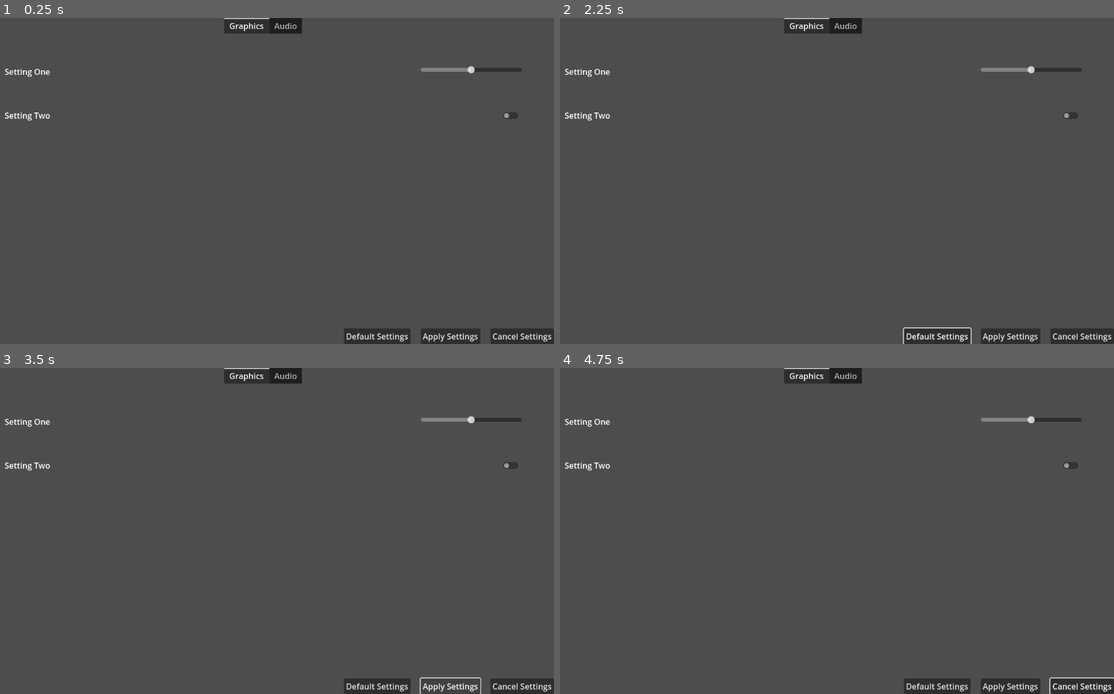
Above: before the commit, frames 1-4 (two rows, left to right).
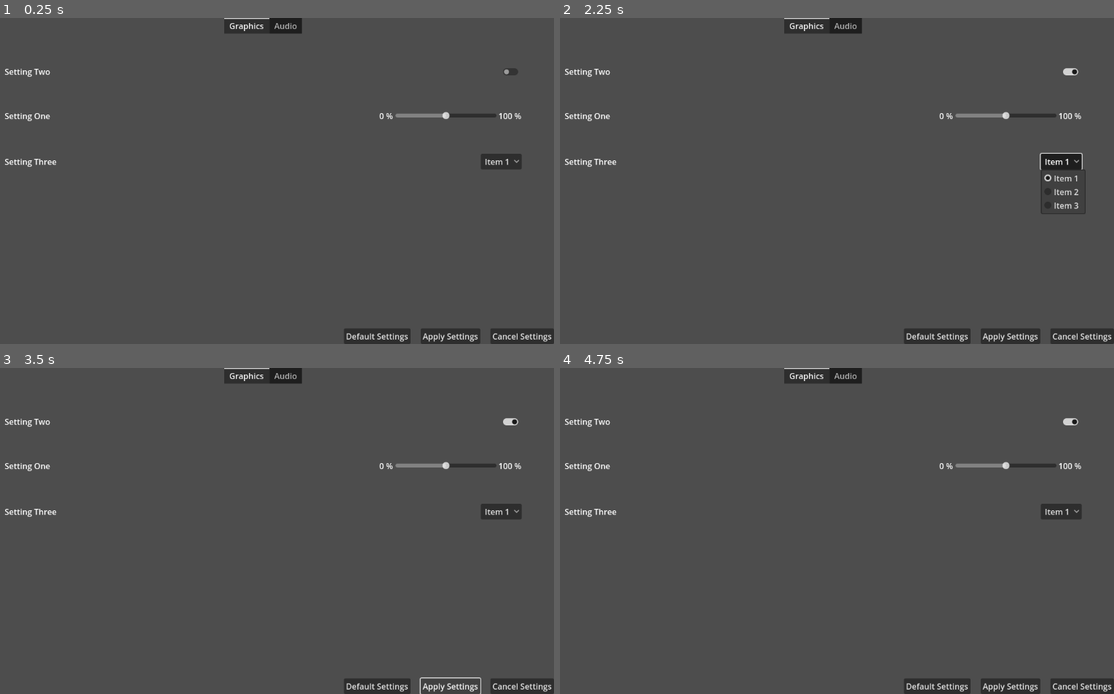
Above: after the commit, the same moments.

Repository: Cole-Miller-IT/template-game-for-future-projects
Game: Godot game, scene res://Scenes/Levels/Settings/settings_menu.tscn
The game is run twice, just before and just after one commit, with the same random seed, the same clock (stepped at 60 frames per second) and the same inputs. This scene is started directly instead of the project's main scene.
Inputs (mouse positions are in pixels of both pictures, inside the frame that each line leads up to; where the layout moved, square brackets give the same spot in the first picture):
- Up to frame 1 (0.25 s): no input
- Up to frame 2 (2.25 s): click (1069, 73) [1069, 115] at 0.5 s; click "Default Settings" at 1.25 s; click (1058, 161) at 2 s, where only the run after the commit has a clickable "Item 1"
- Up to frame 3 (3.5 s): click "Apply Settings" at 2.75 s
- Up to frame 4 (4.75 s): click "Cancel Settings" at 3.5 s; move the mouse to (953, 514) at 4.27 s; hold D (right) from 4.28 s (still down); click (953, 514) at 4.35 s

The runs differ from the first frame. In frame 1, 1.0% of the frame differs, in the area x 0-95%, y 14-47%; in frame 2, 1.5%, in the area x 0-95%, y 14-100%; in frame 3, 1.1%; in frame 4, 1.1%.

Commit message:
Fixed a settings bug and added more options

Diff:
--- a/Scenes/Levels/Settings/settings_menu.tscn
+++ b/Scenes/Levels/Settings/settings_menu.tscn
@@ -34,6 +34,20 @@
 layout_mode = 2
 theme_override_constants/separation = 64
 
+[node name="Setting 2" type="HBoxContainer" parent="MarginContainer/VBoxContainer/TabContainer/Graphics/MarginContainer/VBoxContainer"]
+layout_mode = 2
+
+[node name="Label" type="Label" parent="MarginContainer/VBoxContainer/TabContainer/Graphics/MarginContainer/VBoxContainer/Setting 2"]
+layout_mode = 2
+text = "Setting Two"
+
+[node name="Spacing" type="MarginContainer" parent="MarginContainer/VBoxContainer/TabContainer/Graphics/MarginContainer/VBoxContainer/Setting 2"]
+layout_mode = 2
+size_flags_horizontal = 3
+
+[node name="CheckButton" type="CheckButton" parent="MarginContainer/VBoxContainer/TabContainer/Graphics/MarginContainer/VBoxContainer/Setting 2"]
+layout_mode = 2
+
 [node name="Setting 1" type="HBoxContainer" parent="MarginContainer/VBoxContainer/TabContainer/Graphics/MarginContainer/VBoxContainer"]
 layout_mode = 2
 
@@ -45,62 +59,197 @@
 layout_mode = 2
 size_flags_horizontal = 3
 
+[node name="Label2" type="Label" parent="MarginContainer/VBoxContainer/TabContainer/Graphics/MarginContainer/VBoxContainer/Setting 1"]
+layout_mode = 2
+text = "0 %"
+
 [node name="HSlider" type="HSlider" parent="MarginContainer/VBoxContainer/TabContainer/Graphics/MarginContainer/VBoxContainer/Setting 1"]
 custom_minimum_size = Vector2(200, 0)
 layout_mode = 2
-value = 50.0
-
-[node name="Setting 2" type="HBoxContainer" parent="MarginContainer/VBoxContainer/TabContainer/Graphics/MarginContainer/VBoxContainer"]
-layout_mode = 2
-
-[node name="Label" type="Label" parent="MarginContainer/VBoxContainer/TabContainer/Graphics/MarginContainer/VBoxContainer/Setting 2"]
-layout_mode = 2
-text = "Setting Two"
-
-[node name="Spacing" type="MarginContainer" parent="MarginContainer/VBoxContainer/TabContainer/Graphics/MarginContainer/VBoxContainer/Setting 2"]
-layout_mode = 2
-size_flags_horizontal = 3
-
-[node name="CheckButton" type="CheckButton" parent="MarginContainer/VBoxContainer/TabContainer/Graphics/MarginContainer/VBoxContainer/Setting 2"]
-layout_mode = 2
+size_flags_horizontal = 4
+size_flags_vertical = 4
+value = 50.0
+
+[node name="Label3" type="Label" parent="MarginContainer/VBoxContainer/TabContainer/Graphics/MarginContainer/VBoxContainer/Setting 1"]
+layout_mode = 2
+text = "100 %"
+
+[node name="Setting 3" type="HBoxContainer" parent="MarginContainer/VBoxContainer/TabContainer/Graphics/MarginContainer/VBoxContainer"]
+layout_mode = 2
+
+[node name="Label" type="Label" parent="MarginContainer/VBoxContainer/TabContainer/Graphics/MarginContainer/VBoxContainer/Setting 3"]
+layout_mode = 2
+text = "Setting Three"
+
+[node name="Spacing" type="MarginContainer" parent="MarginContainer/VBoxContainer/TabContainer/Graphics/MarginContainer/VBoxContainer/Setting 3"]
+layout_mode = 2
+size_flags_horizontal = 3
+
+[node name="OptionButton" type="OptionButton" parent="MarginContainer/VBoxContainer/TabContainer/Graphics/MarginContainer/VBoxContainer/Setting 3"]
+layout_mode = 2
+selected = 0
+item_count = 3
+popup/item_0/text = "Item 1"
+popup/item_1/text = "Item 2"
+popup/item_1/id = 1
+popup/item_2/text = "Item 3"
+popup/item_2/id = 2
 
 [node name="Audio" type="TabBar" parent="MarginContainer/VBoxContainer/TabContainer"]
 visible = false
 layout_mode = 2
 metadata/_tab_index = 1
 
-[node name="Spacing" type="Control" parent="MarginContainer/VBoxContainer"]
-layout_mode = 2
-size_flags_vertical = 3
-
-[node name="MarginContainer" type="MarginContainer" parent="MarginContainer/VBoxContainer"]
-layout_mode = 2
-
-[node name="HBoxContainer" type="HBoxContainer" parent="MarginContainer/VBoxContainer/MarginContainer"]
+[node name="MarginContainer" type="MarginContainer" parent="MarginContainer/VBoxContainer/TabContainer/Audio"]
+layout_mode = 0
+offset_right = 1152.0
+offset_bottom = 617.0
+theme_override_constants/margin_left = 64
+theme_override_constants/margin_top = 64
+theme_override_constants/margin_right = 64
+theme_override_constants/margin_bottom = 64
+
+[node name="VBoxContainer" type="VBoxContainer" parent="MarginContainer/VBoxContainer/TabContainer/Audio/MarginContainer"]
+layout_mode = 2
+theme_override_constants/separation = 64
+
+[node name="Setting 1" type="HBoxContainer" parent="MarginContainer/VBoxContainer/TabContainer/Audio/MarginContainer/VBoxContainer"]
+layout_mode = 2
+
+[node name="Label" type="Label" parent="MarginContainer/VBoxContainer/TabContainer/Audio/MarginContainer/VBoxContainer/Setting 1"]
+layout_mode = 2
+text = "Master Audio"
+
+[node name="Spacing" type="MarginContainer" parent="MarginContainer/VBoxContainer/TabContainer/Audio/MarginContainer/VBoxContainer/Setting 1"]
+layout_mode = 2
+size_flags_horizontal = 3
+
+[node name="Label2" type="Label" parent="MarginContainer/VBoxContainer/TabContainer/Audio/MarginContainer/VBoxContainer/Setting 1"]
+layout_mode = 2
+text = "0 %"
+
+[node name="HSlider" type="HSlider" parent="MarginContainer/VBoxContainer/TabContainer/Audio/MarginContainer/VBoxContainer/Setting 1"]
+custom_minimum_size = Vector2(200, 0)
+layout_mode = 2
+size_flags_horizontal = 4
+size_flags_vertical = 4
+value = 50.0
+
+[node name="Label3" type="Label" parent="MarginContainer/VBoxContainer/TabContainer/Audio/MarginContainer/VBoxContainer/Setting 1"]
+layout_mode = 2
+text = "100 %"
+
+[node name="Setting 2" type="HBoxContainer" parent="MarginContainer/VBoxContainer/TabContainer/Audio/MarginContainer/VBoxContainer"]
+layout_mode = 2
+
+[node name="Label" type="Label" parent="MarginContainer/VBoxContainer/TabContainer/Audio/MarginContainer/VBoxContainer/Setting 2"]
+layout_mode = 2
+text = "Music"
+
+[node name="Spacing" type="MarginContainer" parent="MarginContainer/VBoxContainer/TabContainer/Audio/MarginContainer/VBoxContainer/Setting 2"]
+layout_mode = 2
+size_flags_horizontal = 3
+
+[node name="Label2" type="Label" parent="MarginContainer/VBoxContainer/TabContainer/Audio/MarginContainer/VBoxContainer/Setting 2"]
+layout_mode = 2
+text = "0 %"
+
+[node name="HSlider" type="HSlider" parent="MarginContainer/VBoxContainer/TabContainer/Audio/MarginContainer/VBoxContainer/Setting 2"]
+custom_minimum_size = Vector2(200, 0)
+layout_mode = 2
+size_flags_horizontal = 4
+size_flags_vertical = 4
+value = 50.0
+
+[node name="Label3" type="Label" parent="MarginContainer/VBoxContainer/TabContainer/Audio/MarginContainer/VBoxContainer/Setting 2"]
+layout_mode = 2
+text = "100 %"
+
+[node name="Setting 3" type="HBoxContainer" parent="MarginContainer/VBoxContainer/TabContainer/Audio/MarginContainer/VBoxContainer"]
+layout_mode = 2
+
+[node name="Label" type="Label" parent="MarginContainer/VBoxContainer/TabContainer/Audio/MarginContainer/VBoxContainer/Setting 3"]
+layout_mode = 2
+text = "Dialogue"
+
+[node name="Spacing" type="MarginContainer" parent="MarginContainer/VBoxContainer/TabContainer/Audio/MarginContainer/VBoxContainer/Setting 3"]
+layout_mode = 2
+size_flags_horizontal = 3
+
+[node name="Label2" type="Label" parent="MarginContainer/VBoxContainer/TabContainer/Audio/MarginContainer/VBoxContainer/Setting 3"]
+layout_mode = 2
+text = "0 %"
+
+[node name="HSlider" type="HSlider" parent="MarginContainer/VBoxContainer/TabContainer/Audio/MarginContainer/VBoxContainer/Setting 3"]
+custom_minimum_size = Vector2(200, 0)
+layout_mode = 2
+size_flags_horizontal = 4
+size_flags_vertical = 4
+value = 50.0
+
+[node name="Label3" type="Label" parent="MarginContainer/VBoxContainer/TabContainer/Audio/MarginContainer/VBoxContainer/Setting 3"]
+layout_mode = 2
+text = "100 %"
+
+[node name="Setting 4" type="HBoxContainer" parent="MarginContainer/VBoxContainer/TabContainer/Audio/MarginContainer/VBoxContainer"]
+layout_mode = 2
+
+[node name="Label" type="Label" parent="MarginContainer/VBoxContainer/TabContainer/Audio/MarginContainer/VBoxContainer/Setting 4"]
+layout_mode = 2
+text = "SFX"
+
+[node name="Spacing" type="MarginContainer" parent="MarginContainer/VBoxContainer/TabContainer/Audio/MarginContainer/VBoxContainer/Setting 4"]
+layout_mode = 2
+size_flags_horizontal = 3
+
+[node name="Label2" type="Label" parent="MarginContainer/VBoxContainer/TabContainer/Audio/MarginContainer/VBoxContainer/Setting 4"]
+layout_mode = 2
+text = "0 %"
+
+[node name="HSlider" type="HSlider" parent="MarginContainer/VBoxContainer/TabContainer/Audio/MarginContainer/VBoxContainer/Setting 4"]
+custom_minimum_size = Vector2(200, 0)
+layout_mode = 2
+size_flags_horizontal = 4
+size_flags_vertical = 4
+value = 50.0
+
+[node name="Label3" type="Label" parent="MarginContainer/VBoxContainer/TabContainer/Audio/MarginContainer/VBoxContainer/Setting 4"]
+layout_mode = 2
+text = "100 %"
+
+[node name="MarginContainer" type="MarginContainer" parent="MarginContainer"]
+layout_mode = 2
+size_flags_vertical = 8
+
+[node name="HBoxContainer" type="HBoxContainer" parent="MarginContainer/MarginContainer"]
 layout_mode = 2
 theme_override_constants/separation = 20
 
-[node name="Spacing" type="MarginContainer" parent="MarginContainer/VBoxContainer/MarginContainer/HBoxContainer"]
-layout_mode = 2
-size_flags_horizontal = 3
-
-[node name="Defaults" type="Button" parent="MarginContainer/VBoxContainer/MarginContainer/HBoxContainer"]
+[node name="Spacing" type="MarginContainer" parent="MarginContainer/MarginContainer/HBoxContainer"]
+layout_mode = 2
+size_flags_horizontal = 3
+
+[node name="Defaults" type="Button" parent="MarginContainer/MarginContainer/HBoxContainer"]
 layout_mode = 2
 text = "Default Settings
 "
 
-[node name="Confirm" type="Button" parent="MarginContainer/VBoxContainer/MarginContainer/HBoxContainer"]
+[node name="Confirm" type="Button" parent="MarginContainer/MarginContainer/HBoxContainer"]
 layout_mode = 2
 text = "Apply Settings
 "
 
-[node name="Cancel" type="Button" parent="MarginContainer/VBoxContainer/MarginContainer/HBoxContainer"]
+[node name="Cancel" type="Button" parent="MarginContainer/MarginContainer/HBoxContainer"]
 layout_mode = 2
 text = "Cancel Settings
 "
 
+[connection signal="toggled" from="MarginContainer/VBoxContainer/TabContainer/Graphics/MarginContainer/VBoxContainer/Setting 2/CheckButton" to="." method="_on_check_button_toggled"]
 [connection signal="changed" from="MarginContainer/VBoxContainer/TabContainer/Graphics/MarginContainer/VBoxContainer/Setting 1/HSlider" to="." method="_on_h_slider_changed"]
-[connection signal="toggled" from="MarginContainer/VBoxContainer/TabContainer/Graphics/MarginContainer/VBoxContainer/Setting 2/CheckButton" to="." method="_on_check_button_toggled"]
-[connection signal="pressed" from="MarginContainer/VBoxContainer/MarginContainer/HBoxContainer/Defaults" to="." method="_on_button_pressed"]
-[connection signal="pressed" from="MarginContainer/VBoxContainer/MarginContainer/HBoxContainer/Confirm" to="." method="_on_confirm_pressed"]
-[connection signal="pressed" from="MarginContainer/VBoxContainer/MarginContainer/HBoxContainer/Cancel" to="." method="_on_cancel_pressed"]
+[connection signal="changed" from="MarginContainer/VBoxContainer/TabContainer/Audio/MarginContainer/VBoxContainer/Setting 1/HSlider" to="." method="_on_h_slider_changed"]
+[connection signal="changed" from="MarginContainer/VBoxContainer/TabContainer/Audio/MarginContainer/VBoxContainer/Setting 2/HSlider" to="." method="_on_h_slider_changed"]
+[connection signal="changed" from="MarginContainer/VBoxContainer/TabContainer/Audio/MarginContainer/VBoxContainer/Setting 3/HSlider" to="." method="_on_h_slider_changed"]
+[connection signal="changed" from="MarginContainer/VBoxContainer/TabContainer/Audio/MarginContainer/VBoxContainer/Setting 4/HSlider" to="." method="_on_h_slider_changed"]
+[connection signal="pressed" from="MarginContainer/MarginContainer/HBoxContainer/Defaults" to="." method="_on_button_pressed"]
+[connection signal="pressed" from="MarginContainer/MarginContainer/HBoxContainer/Confirm" to="." method="_on_confirm_pressed"]
+[connection signal="pressed" from="MarginContainer/MarginContainer/HBoxContainer/Cancel" to="." method="_on_cancel_pressed"]
